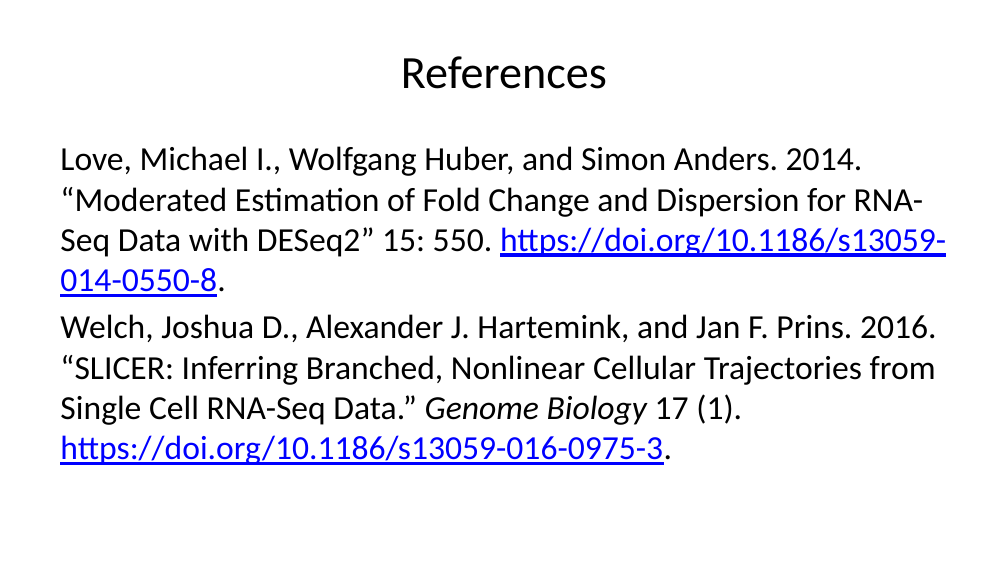
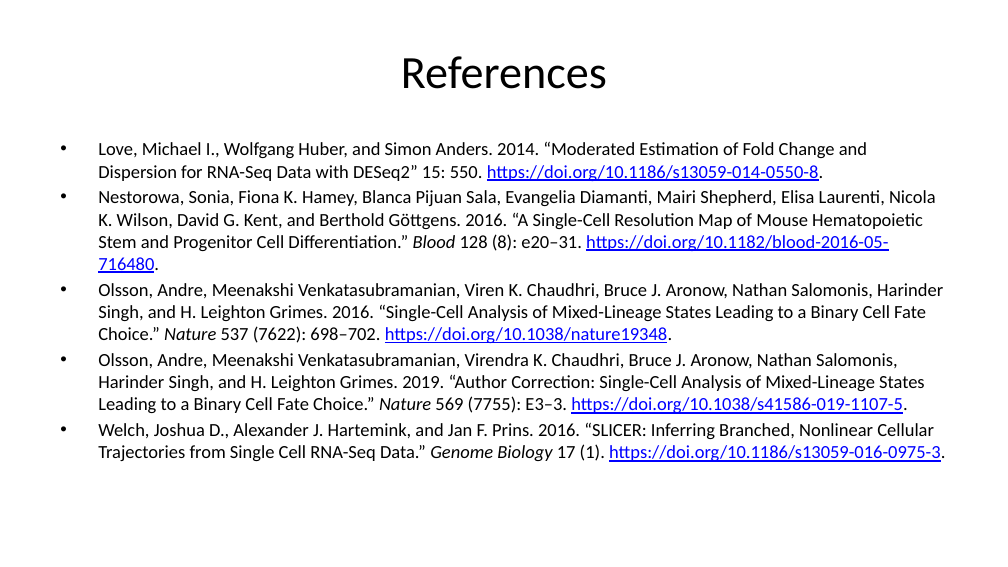
Before and after one commit to jtlandis/Comp683-Proj, a slide deck: slide 13 of _Project-Proposal.pptx. Drawn at 1008x567 pixels with LibreOffice and Linux fonts; fonts in the diff are those of the drawing. Boxes give left, top, right and bottom in pixels: in the first picture for what was removed or moved away, otherwise in the second. Text is boxed around its words. In the diff, an @@ line names an element or a change of style, - is before the commit and + after.

```diff
--- a/_Project-Proposal.pptx
+++ b/_Project-Proposal.pptx
@@ text at bbox=[98, 142, 945, 462]: size 24 to 13.2 pt in "Love, Michael I., Wolfgang Huber, and Simon ...", "Welch, Joshua D., Alexander J. Hartemink, and ..."; bullet none to •; less space between paragraphs @@
@@ text at bbox=[98, 190, 943, 414]: paragraphs added @@
+• Nestorowa, Sonia, Fiona K. Hamey, Blanca Pijuan Sala, Evangelia Diamanti, Mairi Shepherd, Elisa Laurenti, Nicola K. Wilson, David G. Kent, and Berthold Göttgens. 2016. “A Single-Cell Resolution Map of Mouse Hematopoietic Stem and Progenitor Cell Differentiation.” Blood 128 (8): e20–31. https://doi.org/10.1182/blood-2016-05-716480.
+• Olsson, Andre, Meenakshi Venkatasubramanian, Viren K. Chaudhri, Bruce J. Aronow, Nathan Salomonis, Harinder Singh, and H. Leighton Grimes. 2016. “Single-Cell Analysis of Mixed-Lineage States Leading to a Binary Cell Fate Choice.” Nature 537 (7622): 698–702. https://doi.org/10.1038/nature19348.
+• Olsson, Andre, Meenakshi Venkatasubramanian, Virendra K. Chaudhri, Bruce J. Aronow, Nathan Salomonis, Harinder Singh, and H. Leighton Grimes. 2019. “Author Correction: Single-Cell Analysis of Mixed-Lineage States Leading to a Binary Cell Fate Choice.” Nature 569 (7755): E3–3. https://doi.org/10.1038/s41586-019-1107-5.
```
Also in this commit, not shown: 6 other slides changed, 1 slide added, 2 slides removed.
